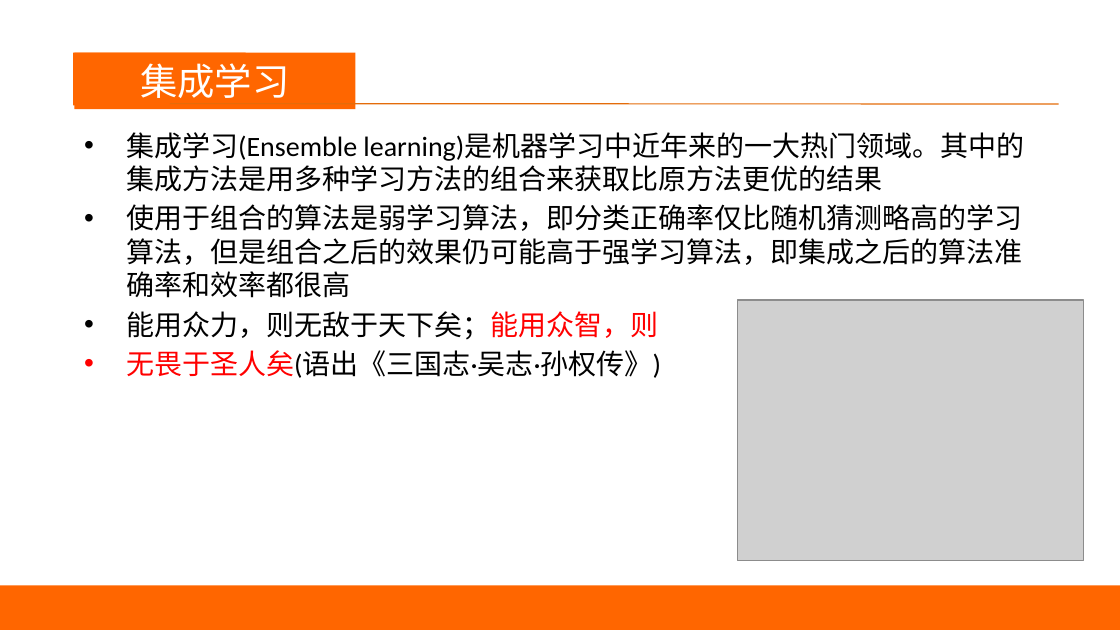
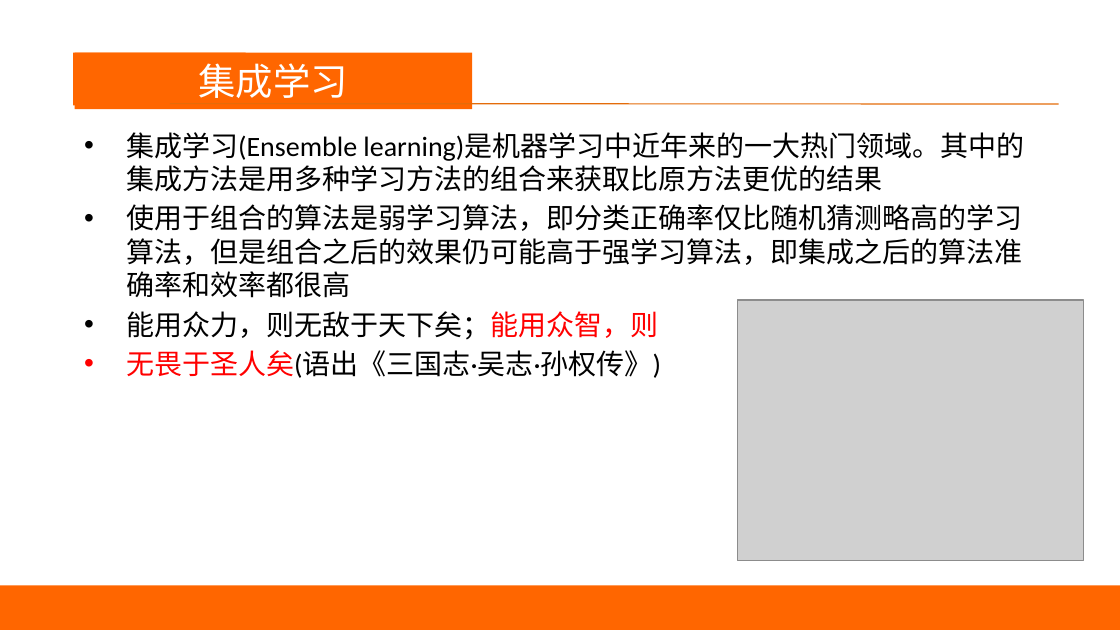
Before and after one commit to happyfaye/AIforJmuNet, a slide deck: slide 47 of 教学资料/机器学习/机器学习-决策树.pptx (slide 44 before the commit). Drawn at 1120x630 pixels with LibreOffice and Linux fonts; fonts in the diff are those of the drawing; grey boxes stand for pictures. Boxes give left, top, right and bottom in pixels: in the first picture for what was removed or moved away, otherwise in the second. Text is boxed around its words. In the diff, an @@ line names an element or a change of style, - is before the commit and + after.

```diff
--- a/教学资料/机器学习/机器学习-决策树.pptx
+++ b/教学资料/机器学习/机器学习-决策树.pptx
@@ rectangle "集成学习": place and size @@
-rectangle "集成学习" at bbox=[74, 53, 355, 109]
+rectangle "集成学习" at bbox=[75, 53, 473, 109]
```
Also in this commit, not shown: 2 other slides changed, 5 slides added, 39 other files.
